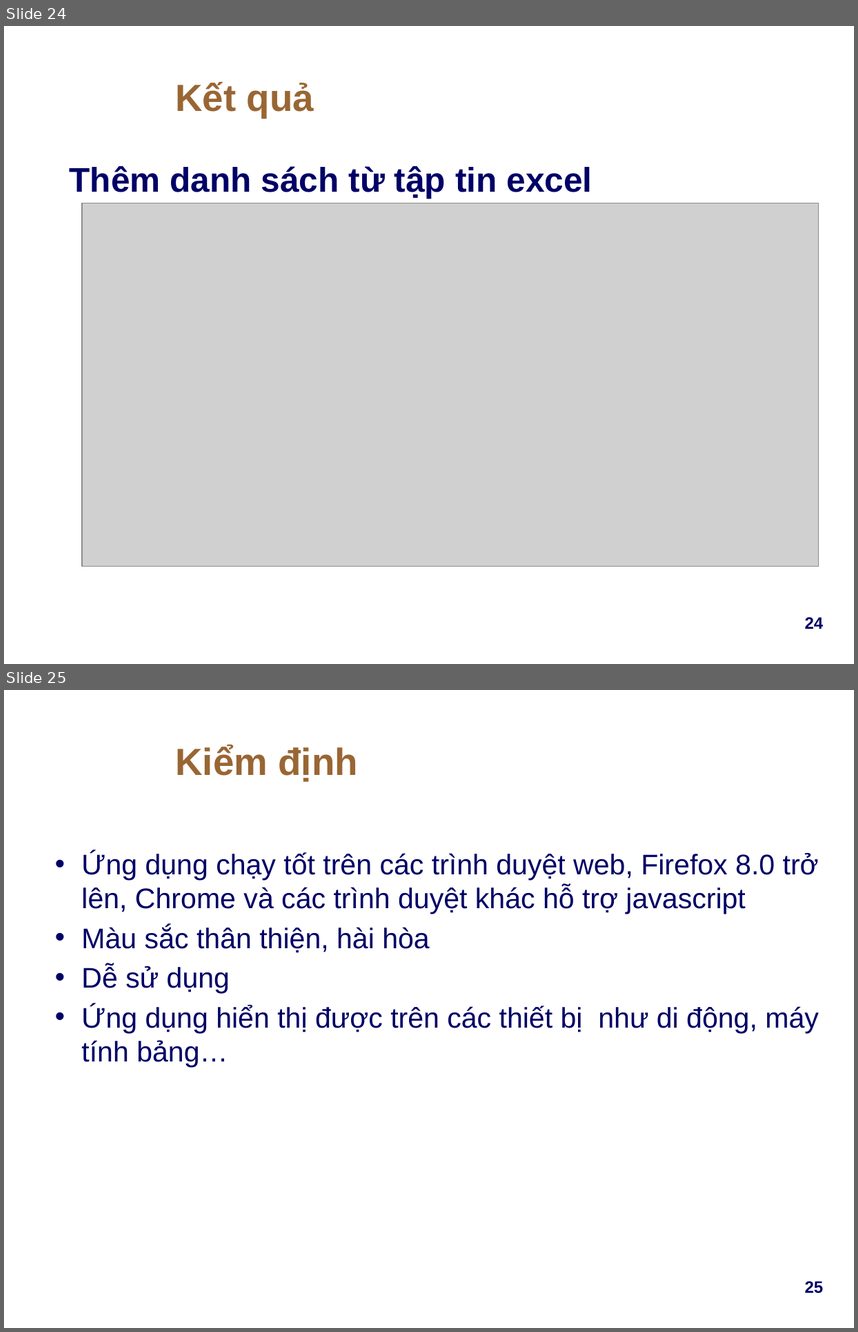
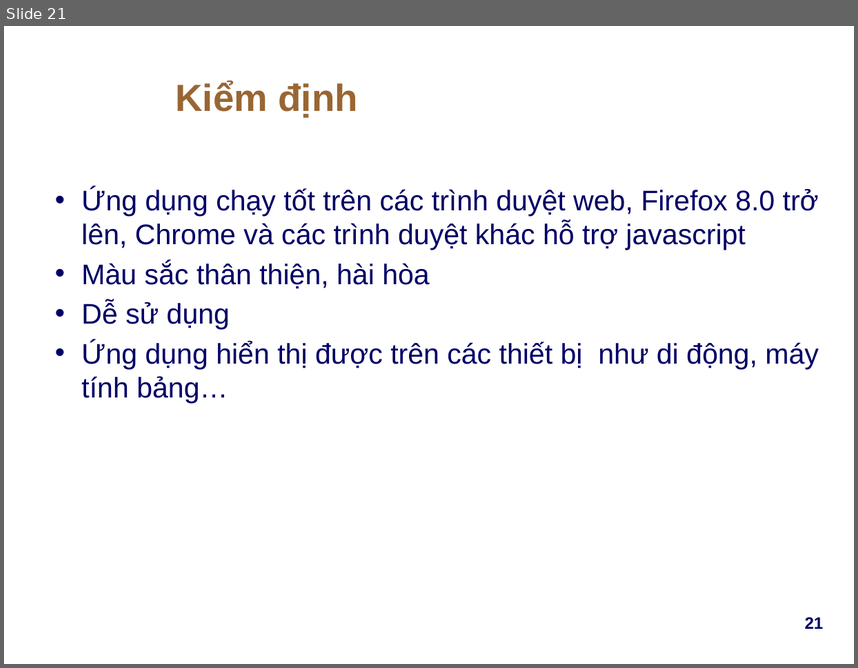
Before and after one commit to pnqphong95/lab-manager, a slide deck: docs/resources/Presentation.pptx. Shown one above the other, each under a label of ours: slides 24 and 25 before the commit, slide 21 after it. The pictures are 858x1332 and 858x668 pixels, drawn with LibreOffice and Linux fonts; fonts in the diff are those of the drawing; grey boxes stand for pictures; background and template pictures are left out. Boxes give left, top, right and bottom in pixels: in the first picture for what was removed or moved away, otherwise in the second. Text is boxed around its words. In the diff, an @@ line names an element or a change of style, - is before the commit and + after.

```diff
--- a/docs/resources/Presentation.pptx
+++ b/docs/resources/Presentation.pptx
@@ slide 24 removed at (4, 26, 854, 664), background picture (left out) @@
@@ title removed at (175, 82, 314, 118) @@
-Kết quả
@@ text removed at (69, 166, 592, 198) @@
-Thêm danh sách từ tập tin excel
@@ picture removed at (82, 203, 819, 566) @@
@@ page number removed at (805, 617, 824, 628) @@
-24
@@ what was slide 25 is now slide 21 @@
@@ page number at (805, 617, 824, 628): text changed @@
-25
+21
```
Also in this commit, not shown: 14 slides changed, 1 slide added, 4 other slides removed.
